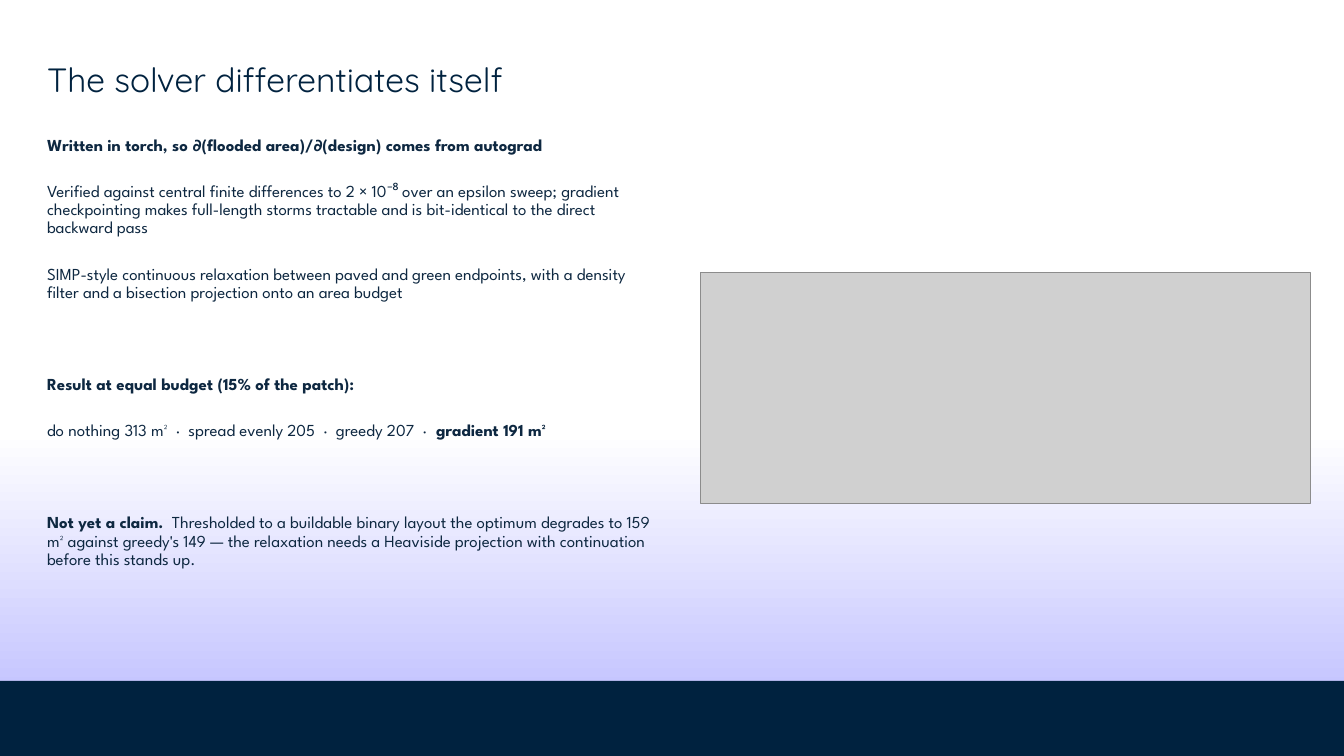
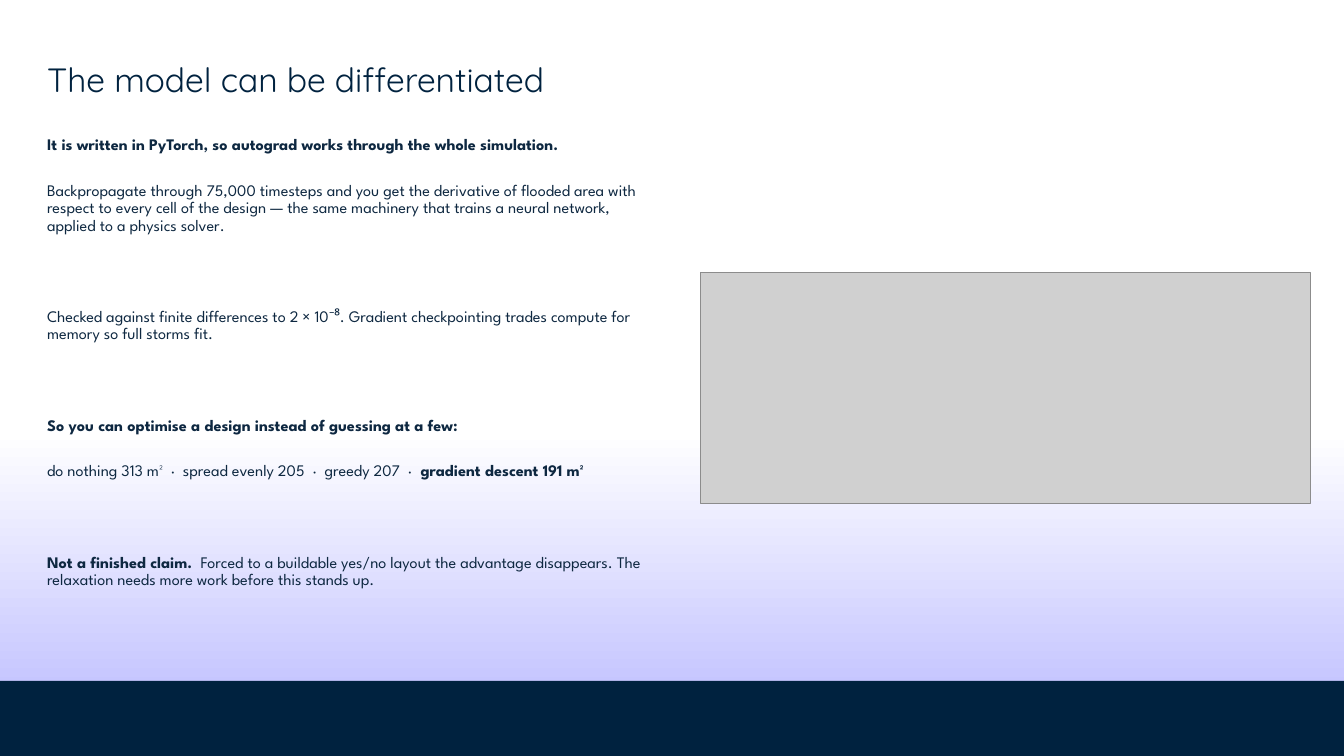
Before and after one commit to stathis-liap/Beirut_Project, a slide deck: slide 18 of output/presentation/almasar_technical_deck.pptx (slide 16 before the commit). Drawn at 1344x756 pixels with LibreOffice and Linux fonts; fonts in the diff are those of the drawing; grey boxes stand for pictures; background and template pictures are left out. Boxes give left, top, right and bottom in pixels: in the first picture for what was removed or moved away, otherwise in the second. Text is boxed around its words. In the diff, an @@ line names an element or a change of style, - is before the commit and + after.

Commit message:
Repitch the technical deck for engineers rather than hydraulics specialists
The deck assumed the audience read the flood-modelling literature. It should
assume they write software and understand maths.

- Every literature name is gone from the slides: Audusse reconstruction, Toro
  wave speeds, Kurganov-Petrova desingularisation, SIMP relaxation, Heaviside
  projection. The equation cards now annotate what each term *does* - "measure
  depth from the higher of the two beds, so still water stays still over a
  step" says more than the name ever did.
- The two schemes are "the cheap way" and "the full way", with what the cheap
  one drops and why it matters here, instead of a citation.
- New tech_loop.png: the stencil, the four steps of a timestep, and the per-run
  budget. Familiar ground for anyone who has written numerical code, and it
  makes steps 1 and 3 the only things that need explaining.
- Testing is framed as a test suite plus a runtime invariant, because that is
  what it is.
- Differentiability is explained as autograd through 75,000 steps - the same
  machinery that trains a network, applied to a solver.
- Adds "the idea in one paragraph" up front and drops the dense formulation
  slide that opened the old version.

20 slides, up from 18. The overview deck is unchanged.

```diff
--- a/output/presentation/almasar_technical_deck.pptx
+++ b/output/presentation/almasar_technical_deck.pptx
@@ title at [47, 67, 544, 93]: text changed @@
-The solver differentiates itself
+The model can be differentiated
@@ text at [47, 139, 641, 589]: text changed; size 12 to 11.5 pt @@
-Written in torch, so ∂(flooded area)/∂(design) comes from autograd
-Verified against central finite differences to 2 × 10⁻⁸ over an epsilon sweep; gradient checkpointing makes full-length storms tractable and is bit-identical to the direct backward pass
-SIMP-style continuous relaxation between paved and green endpoints, with a density filter and a bisection projection onto an area budget
-Result at equal budget (15% of the patch):
-do nothing 313 m² · spread evenly 205 · greedy 207 · gradient 191 m²
-Not yet a claim. Thresholded to a buildable binary layout the optimum degrades to 159 m² against greedy's 149 — the relaxation needs a Heaviside projection with continuation before this stands up.
+It is written in PyTorch, so autograd works through the whole simulation.
+Backpropagate through 75,000 timesteps and you get the derivative of flooded area with respect to every cell of the design — the same machinery that trains a neural network, applied to a physics solver.
+Checked against finite differences to 2 × 10⁻⁸. Gradient checkpointing trades compute for memory so full storms fit.
+So you can optimise a design instead of guessing at a few:
+do nothing 313 m² · spread evenly 205 · greedy 207 · gradient descent 191 m²
+Not a finished claim. Forced to a buildable yes/no layout the advantage disappears. The relaxation needs more work before this stands up.
```
Also in this commit, not shown: 6 other slides changed, 12 slides added, 10 slides removed, 9 other files.
